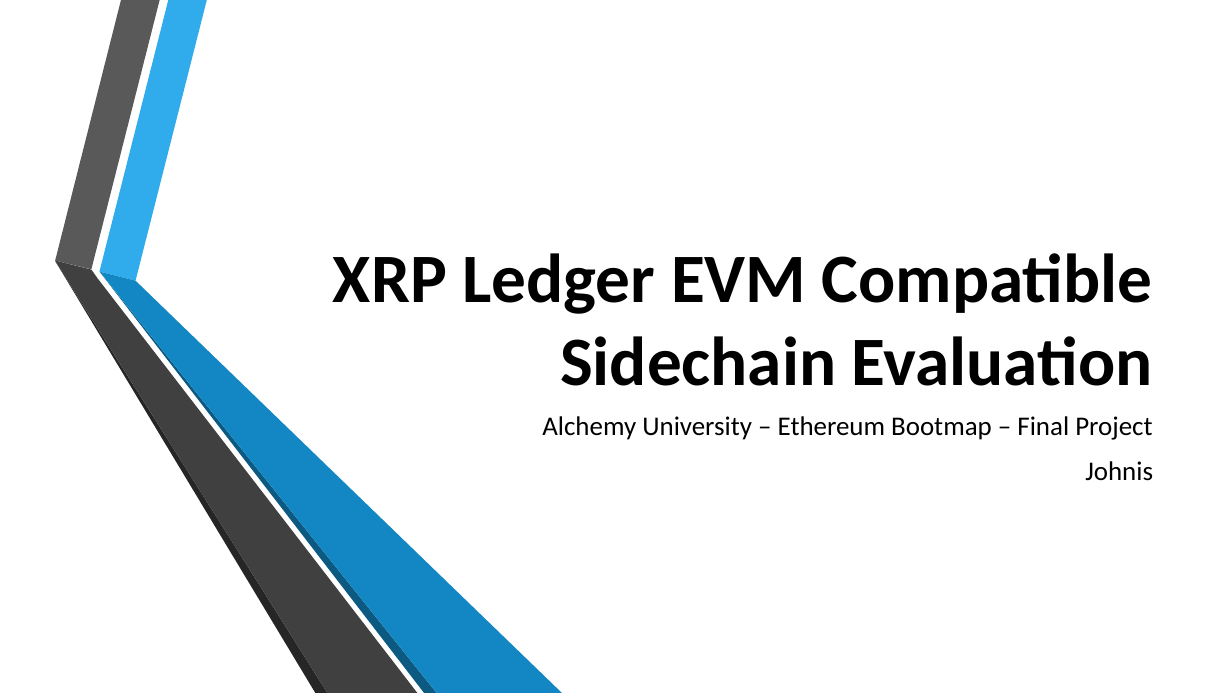
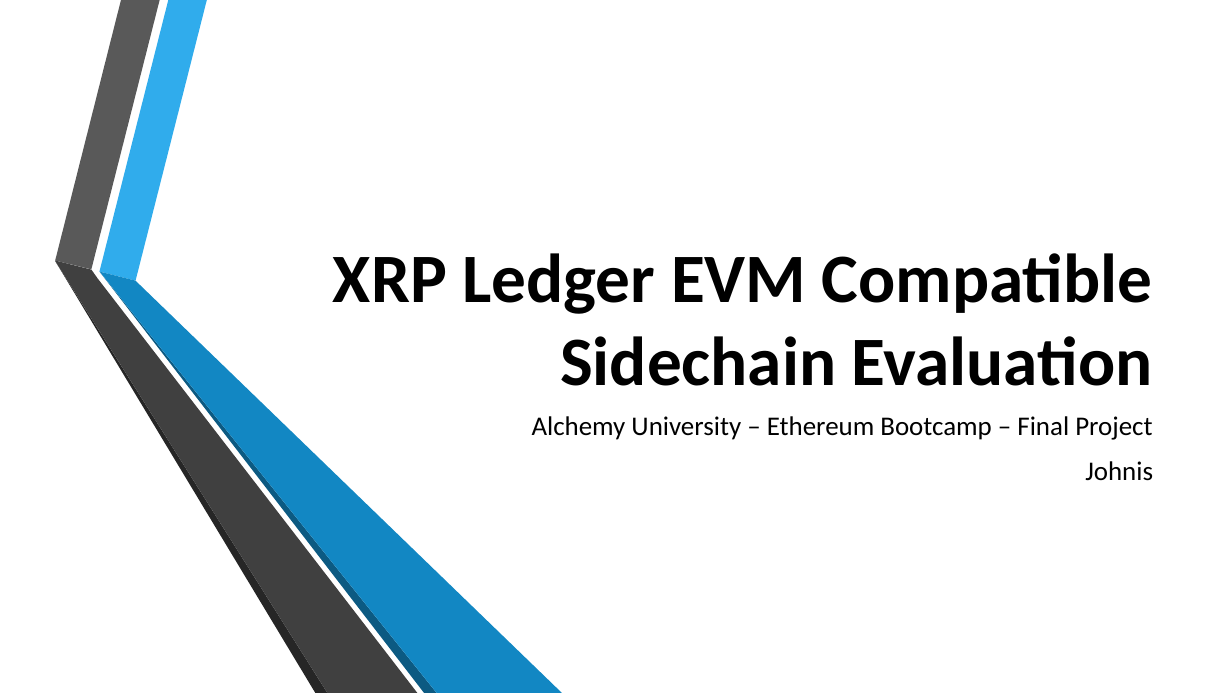
Before and after one commit to johnisag/my-portfolio-alch-uni, a slide deck: slide 1 of final_presentation.pptx. Drawn at 1232x693 pixels with LibreOffice and Linux fonts; fonts in the diff are those of the drawing; background and template pictures are left out. Boxes give left, top, right and bottom in pixels: in the first picture for what was removed or moved away, otherwise in the second. Text is boxed around its words. In the diff, an @@ line names an element or a change of style, - is before the commit and + after.

```diff
--- a/final_presentation.pptx
+++ b/final_presentation.pptx
@@ subtitle at (532, 416, 1152, 440): text changed @@
-Alchemy University – Ethereum Bootmap – Final Project
+Alchemy University – Ethereum Bootcamp – Final Project
```
Also in this commit, not shown: 1 other slide changed.
